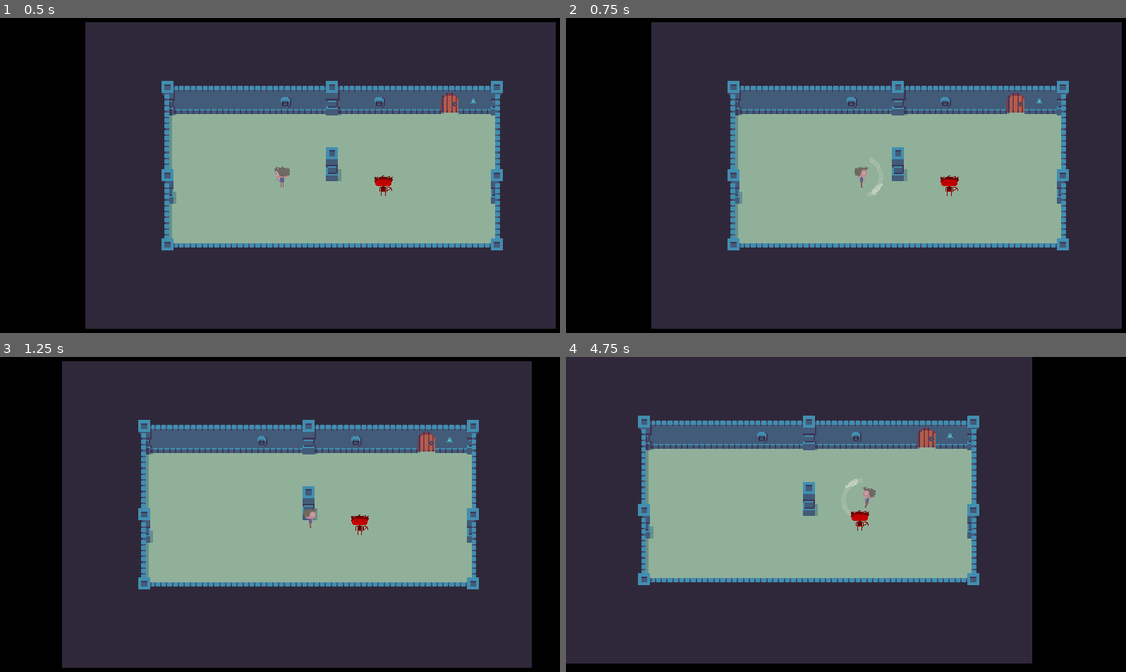
Above: before the commit, frames 1-4 (two rows, left to right).
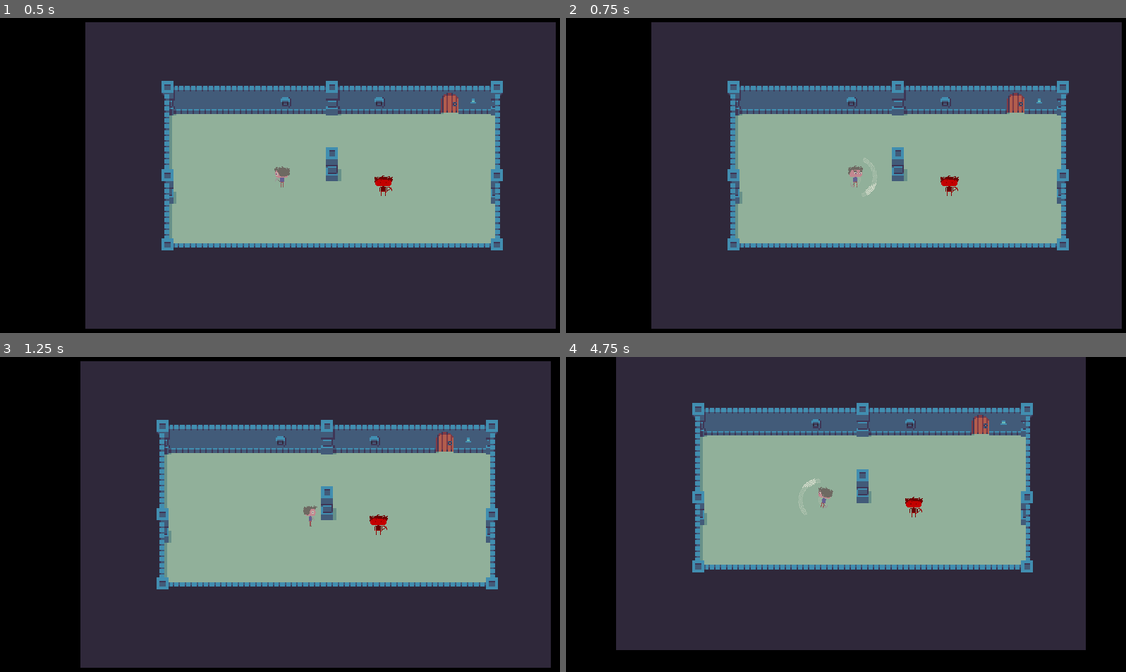
Above: after the commit, the same moments.

Repository: FrankJRix/minorman-game
Game: Godot game, scene res://levels/TemplateLevel.tscn
Two runs of this game, one before a commit and one after it. Both use one fixed random seed, a clock stepped at 60 frames per second and the inputs below.
Inputs (mouse positions are in pixels of both pictures, inside the frame that each line leads up to):
- Up to frame 1 (0.5 s): no input
- Up to frame 2 (0.75 s): tap Enter (test_fullscreen, bound only after the commit) at 0.5 s; move the mouse to (974, 159) at 0.52 s; press the mouse at (974, 159) at 0.53 s; hold D (move_east) from 0.53 s (still down)
- Up to frame 3 (1.25 s): keep holding D (move_east); tap Shift (sprint) at 0.8 s
- Up to frame 4 (4.75 s): move the mouse to (734, 530) at 1.27 s; release D (move_east) at 1.28 s; release the mouse at (734, 530) at 1.28 s; hold S (move_south) 1.28-2.03 s; tap Shift (sprint) at 1.35, 2.3, 2.85, 3.8, 4.35 s; click (734, 530) at 1.55 s; move the mouse to (902, 445) at 2.02 s; press the mouse at (902, 445) at 2.03 s; hold D (move_east) 2.03-2.78 s; move the mouse to (818, 580) at 2.77 s; release the mouse at (818, 580) at 2.78 s; hold W (move_north) 2.78-3.53 s; click (818, 580) at 3.05 s; move the mouse to (1019, 564) at 3.52 s; press the mouse at (1019, 564) at 3.53 s; hold A (move_west) from 3.53 s (still down); tap Enter (test_fullscreen, bound only after the commit) at 4.15 s; move the mouse to (678, 467) at 4.27 s; release the mouse at (678, 467) at 4.28 s; click (678, 467) at 4.55 s

Frame 1 is identical in both runs. In frame 2, 0.3% of the frame differs, in the area x 50-57%, y 44-57%; in frame 3, 14%; in frame 4, 41%, in the area x 0-93%, y 0-98%.

Commit message:
State machine: tre stati. Woohoo. Da limare.

Diff:
--- a/00_MinorMan/characters/player/Norman.gd
+++ b/00_MinorMan/characters/player/Norman.gd
@@ -21,13 +21,13 @@
 var multi = 1
 
 
-func _unhandled_input(event):
-	if event.is_action_pressed("attack"):
-		$HitTrail/AnimationPlayer.stop()
-		$SpriteSheetAnim.stop()
-		$HitTrail.rotation = get_local_mouse_position().angle() - PI / 2
-		$HitTrail/AnimationPlayer.play("hit")
-		$SpriteSheetAnim.play("melee_ssw")
+#func _unhandled_input(event):
+#	if event.is_action_pressed("attack"):
+#		$HitTrail/AnimationPlayer.stop()
+#		$SpriteSheetAnim.stop()
+#		$HitTrail.rotation = get_local_mouse_position().angle() - PI / 2
+#		$HitTrail/AnimationPlayer.play("hit")
+#		$SpriteSheetAnim.play("melee_ssw")
 
 
 # Libreria funzioni utili.
@@ -90,19 +90,19 @@
 		SECTOR.WEST:
 			$SpriteSheetAnim.play(animation + "_west")
 		SECTOR.SOUTHWEST:
-			$SpriteSheetAnim.play(animation + "_west")
+			$SpriteSheetAnim.play(animation + "_south")
 		SECTOR.SOUTH:
 			$SpriteSheetAnim.play(animation + "_south")
 		SECTOR.SOUTHEAST:
-			$SpriteSheetAnim.play(animation + "_south")
+			$SpriteSheetAnim.play(animation + "_east")
 		SECTOR.EAST:
 			$SpriteSheetAnim.play(animation + "_east")
 		SECTOR.NORTHEAST:
-			$SpriteSheetAnim.play(animation + "_east")
+			$SpriteSheetAnim.play(animation + "_north")
 		SECTOR.NORTH:
 			$SpriteSheetAnim.play(animation + "_north")
 		SECTOR.NORTHWEST:
-			$SpriteSheetAnim.play(animation + "_north")
+			$SpriteSheetAnim.play(animation + "_west")
 
 
 func take_damage(attacker, amount, effect=null):
--- a/00_MinorMan/characters/player/Norman.tscn
+++ b/00_MinorMan/characters/player/Norman.tscn
@@ -3,10 +3,10 @@
 [ext_resource path="res://placeholder_assets/characters/norman/norman_placeholder.png" type="Texture" id=1]
 [ext_resource path="res://characters/player/Norman.gd" type="Script" id=2]
 [ext_resource path="res://characters/player/HitTrail.tscn" type="PackedScene" id=3]
-[ext_resource path="res://classes/state_machine/state.gd" type="Script" id=4]
+[ext_resource path="res://characters/player/states/Attack.gd" type="Script" id=4]
 [ext_resource path="res://characters/player/norman_state_machine.gd" type="Script" id=5]
 [ext_resource path="res://characters/player/states/Idle.gd" type="Script" id=6]
-[ext_resource path="res://characters/player/Move.gd" type="Script" id=7]
+[ext_resource path="res://characters/player/states/Move.gd" type="Script" id=7]
 
 [sub_resource type="CapsuleShape2D" id=1]
 radius = 50.0
@@ -147,7 +147,7 @@
 
 [sub_resource type="Animation" id=10]
 resource_name = "melee_east"
-length = 0.6
+length = 0.5
 step = 0.01
 tracks/0/type = "value"
 tracks/0/path = NodePath("Sprite:frame")
@@ -156,7 +156,7 @@
 tracks/0/imported = false
 tracks/0/enabled = true
 tracks/0/keys = {
-"times": PoolRealArray( 0, 0.03, 0.06, 0.12, 0.4 ),
+"times": PoolRealArray( 0, 0.03, 0.06, 0.12, 0.36 ),
 "transitions": PoolRealArray( 1, 1, 1, 1, 1 ),
 "update": 1,
 "values": [ 45, 46, 47, 48, 49 ]
@@ -164,7 +164,7 @@
 
 [sub_resource type="Animation" id=11]
 resource_name = "melee_north"
-length = 0.6
+length = 0.5
 step = 0.01
 tracks/0/type = "value"
 tracks/0/path = NodePath("Sprite:frame")
@@ -173,7 +173,7 @@
 tracks/0/imported = false
 tracks/0/enabled = true
 tracks/0/keys = {
-"times": PoolRealArray( 0, 0.03, 0.06, 0.12, 0.4 ),
+"times": PoolRealArray( 0, 0.03, 0.06, 0.12, 0.36 ),
 "transitions": PoolRealArray( 1, 1, 1, 1, 1 ),
 "update": 1,
 "values": [ 55, 56, 57, 58, 59 ]
@@ -181,7 +181,7 @@
 
 [sub_resource type="Animation" id=12]
 resource_name = "melee_south"
-length = 0.6
+length = 0.5
 step = 0.01
 tracks/0/type = "value"
 tracks/0/path = NodePath("Sprite:frame")
@@ -190,7 +190,7 @@
 tracks/0/imported = false
 tracks/0/enabled = true
 tracks/0/keys = {
-"times": PoolRealArray( 0, 0.03, 0.06, 0.12, 0.4 ),
+"times": PoolRealArray( 0, 0.03, 0.06, 0.12, 0.36 ),
 "transitions": PoolRealArray( 1, 1, 1, 1, 1 ),
 "update": 1,
 "values": [ 40, 41, 42, 43, 44 ]
@@ -198,7 +198,7 @@
 
 [sub_resource type="Animation" id=13]
 resource_name = "melee_west"
-length = 0.6
+length = 0.5
 step = 0.01
 tracks/0/type = "value"
 tracks/0/path = NodePath("Sprite:frame")
@@ -207,7 +207,7 @@
 tracks/0/imported = false
 tracks/0/enabled = true
 tracks/0/keys = {
-"times": PoolRealArray( 0, 0.03, 0.06, 0.12, 0.4 ),
+"times": PoolRealArray( 0, 0.03, 0.06, 0.12, 0.36 ),
 "transitions": PoolRealArray( 1, 1, 1, 1, 1 ),
 "update": 1,
 "values": [ 50, 51, 52, 53, 54 ]
@@ -296,6 +296,7 @@
 texture = ExtResource( 1 )
 vframes = 12
 hframes = 5
+frame = 45
 
 [node name="HitTrail" parent="." instance=ExtResource( 3 )]
 
@@ -328,3 +329,4 @@
 drag_margin_top = 0.1
 drag_margin_right = 0.1
 drag_margin_bottom = 0.1
+[connection signal="animation_finished" from="SpriteSheetAnim" to="StateMachine" method="_on_animation_finished"]
--- a/00_MinorMan/characters/player/norman_state_machine.gd
+++ b/00_MinorMan/characters/player/norman_state_machine.gd
@@ -11,6 +11,11 @@
 func _change_state(state_name):
 	if not _active:
 		return
-	# Useless at present.
-	# Add exceptions, initializations and stack management here if the need arires. Else, delete.
+
+	if state_name in ["stagger", "jump", "attack"]: # Reminder
+		states_stack.push_front(states_map[state_name])
+
+	if state_name == "attack":
+		$Attack.initialize(current_state.speed, current_state.velocity)
+
 	._change_state(state_name)
--- /dev/null
+++ b/00_MinorMan/characters/player/states/Attack.gd
@@ -0,0 +1,53 @@
+extends MotionState
+
+const SLOWDOWN = 0.5
+
+var mouse_sector
+var relative_mouse_angle
+
+
+func initialize(o_speed, o_velocity):
+	speed = o_speed
+	velocity = o_velocity
+
+
+func enter():
+	relative_mouse_angle = owner.get_local_mouse_position().angle()
+	mouse_sector = owner.check_orientation_sector(relative_mouse_angle)
+	owner.look_at_sector_w_anim(mouse_sector, "melee", owner.DIRECTION_MODE.FOUR)
+
+	# Put this in a damn function. Piazzajela.
+	owner.get_node("HitTrail/AnimationPlayer").stop()
+	owner.get_node("HitTrail").rotation = relative_mouse_angle - PI / 2
+	owner.get_node("HitTrail/AnimationPlayer").play("hit")
+
+	.enter()
+
+
+func update(delta):
+	var input_direction = get_input_direction()
+	if input_direction:
+		owner.get_node("CutoutAnim").play("move")
+	else:
+		owner.get_node("CutoutAnim").play("idle")
+	move(input_direction)
+
+
+func move(direction):
+	var multiplier = 1
+
+	if Input.is_action_pressed("sprint"):
+		multiplier *= SPRINT_MULTIPLIER
+
+	velocity = direction * MAX_SPEED * multiplier * SLOWDOWN
+	owner.move_and_slide(velocity)
+
+
+func handle_input(event):
+	if event.is_action_pressed("attack"):
+		owner.get_node("SpriteSheetAnim").stop()
+		enter()
+
+
+func _on_animation_finished(anim_name):
+	emit_signal("finished", "previous")
--- a/00_MinorMan/characters/player/Move.gd
+++ b/00_MinorMan/characters/player/states/Move.gd
@@ -1,8 +1,4 @@
 extends GroundMotionState
-
-# Inheriting costants from owner:
-onready var MAX_SPEED = owner.MAX_SPEED
-onready var SPRINT_MULTIPLIER = owner.SPRINT_MULTIPLIER
 
 
 func enter():
--- a/00_MinorMan/classes/state_machine/templates/ground_state.gd
+++ b/00_MinorMan/classes/state_machine/templates/ground_state.gd
@@ -2,10 +2,10 @@
 
 class_name GroundMotionState
 
-var speed = 0.0
-var velocity = Vector2()
-
 func handle_input(event):
+	if event.is_action_pressed("attack"):
+		emit_signal("finished", "attack")
+	# Reminder.
 	if event.is_action_pressed("jump"):
 		emit_signal("finished", "jump")
 	return .handle_input(event)
--- a/00_MinorMan/classes/state_machine/templates/motion_state.gd
+++ b/00_MinorMan/classes/state_machine/templates/motion_state.gd
@@ -1,6 +1,13 @@
 extends State
 
 class_name MotionState
+
+# Inheriting costants from owner:
+onready var MAX_SPEED = owner.MAX_SPEED
+onready var SPRINT_MULTIPLIER = owner.SPRINT_MULTIPLIER
+
+var speed = 0.0
+var velocity = Vector2()
 
 # This takes input.
 func get_input_direction():
--- /dev/null
+++ b/00_MinorMan/levels/TemplateLevel.gd
@@ -0,0 +1,5 @@
+extends Node2D
+
+func _input(event):
+	if event.is_action_pressed("test_fullscreen"):
+		OS.set_window_fullscreen(not OS.is_window_fullscreen())
--- a/00_MinorMan/levels/TemplateLevel.tscn
+++ b/00_MinorMan/levels/TemplateLevel.tscn
@@ -1,10 +1,12 @@
-[gd_scene load_steps=4 format=2]
+[gd_scene load_steps=5 format=2]
 
 [ext_resource path="res://placeholder_assets/tilesets/dungeon_tileset.tres" type="TileSet" id=1]
 [ext_resource path="res://characters/player/Norman.tscn" type="PackedScene" id=2]
 [ext_resource path="res://characters/enemies/TestEnemy.tscn" type="PackedScene" id=3]
+[ext_resource path="res://levels/TemplateLevel.gd" type="Script" id=4]
 
 [node name="TemplateLevel" type="Node2D"]
+script = ExtResource( 4 )
 
 [node name="YSort" type="YSort" parent="."]
 
--- a/00_MinorMan/project.godot
+++ b/00_MinorMan/project.godot
@@ -110,6 +110,11 @@
 "events": [ Object(InputEventMouseButton,"resource_local_to_scene":false,"resource_name":"","device":0,"alt":false,"shi …(212 unchanged characters)…
  ]
 }
+test_fullscreen={
+"deadzone": 0.5,
+"events": [ Object(InputEventKey,"resource_local_to_scene":false,"resource_name":"","device":0,"alt":false,"shift":false,"control":false,"meta":false,"command":false,"pressed":false,"scancode":16777221,"unicode":0,"echo":false,"script":null)
+ ]
+}
 
 [layer_names]
 
Not shown, added: .gitignore
